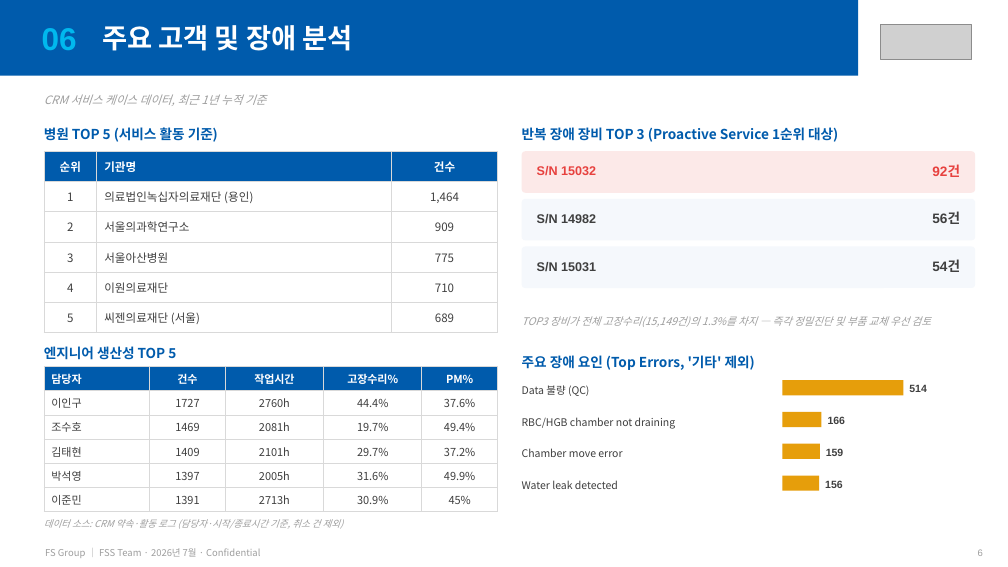
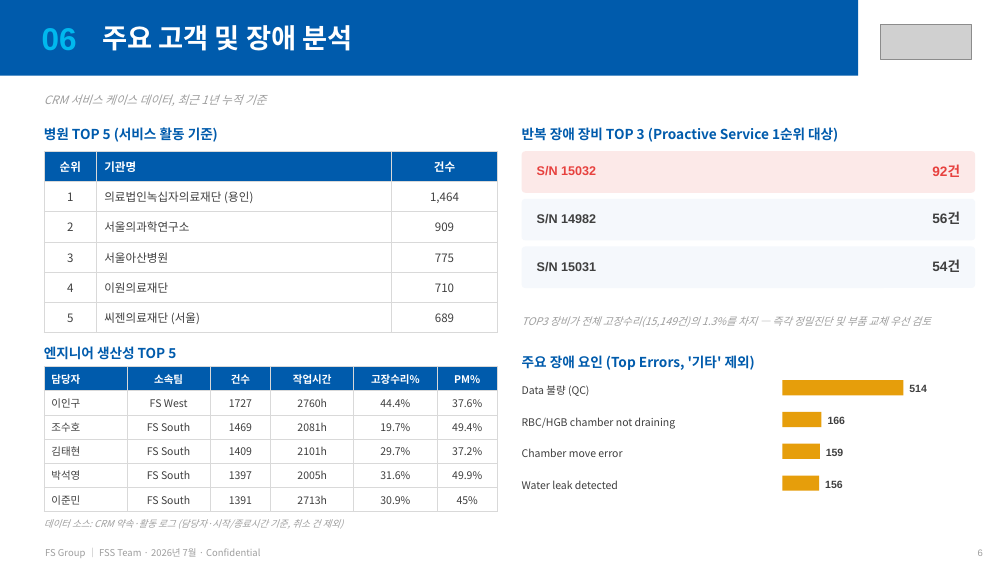
Before and after one commit to balhm12/Sysmex-schedule, a slide deck: slide 6 of reports/FSG_월간서비스보고_202607/FSG_월간서비스보고_202607.pptx. Drawn at 1008x567 pixels with LibreOffice and Linux fonts; fonts in the diff are those of the drawing; grey boxes stand for pictures. Boxes give left, top, right and bottom in pixels: in the first picture for what was removed or moved away, otherwise in the second. Text is boxed around its words. In the diff, an @@ line names an element or a change of style, - is before the commit and + after.

```diff
--- a/reports/FSG_월간서비스보고_202607/FSG_월간서비스보고_202607.pptx
+++ b/reports/FSG_월간서비스보고_202607/FSG_월간서비스보고_202607.pptx
@@ table at bbox=[44, 367, 498, 509] @@
+column 2: 소속팀 | FS West | FS South | FS South | FS South | FS South
```
Also in this commit, not shown: 1 other slide changed, 1 other file.
